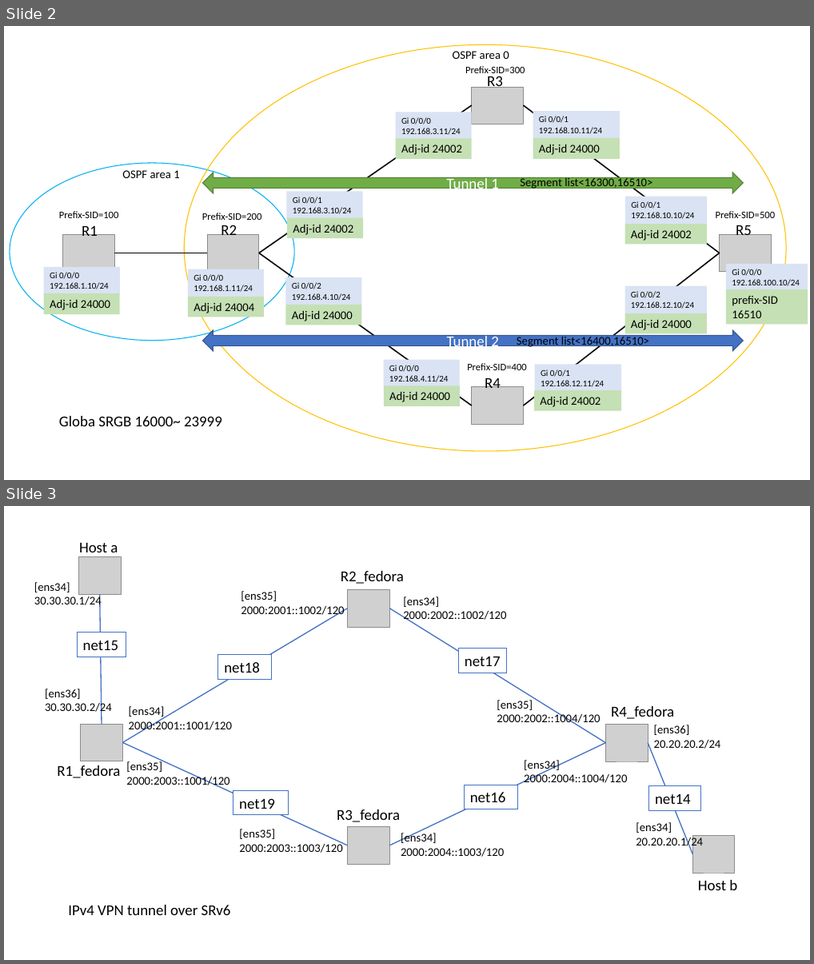
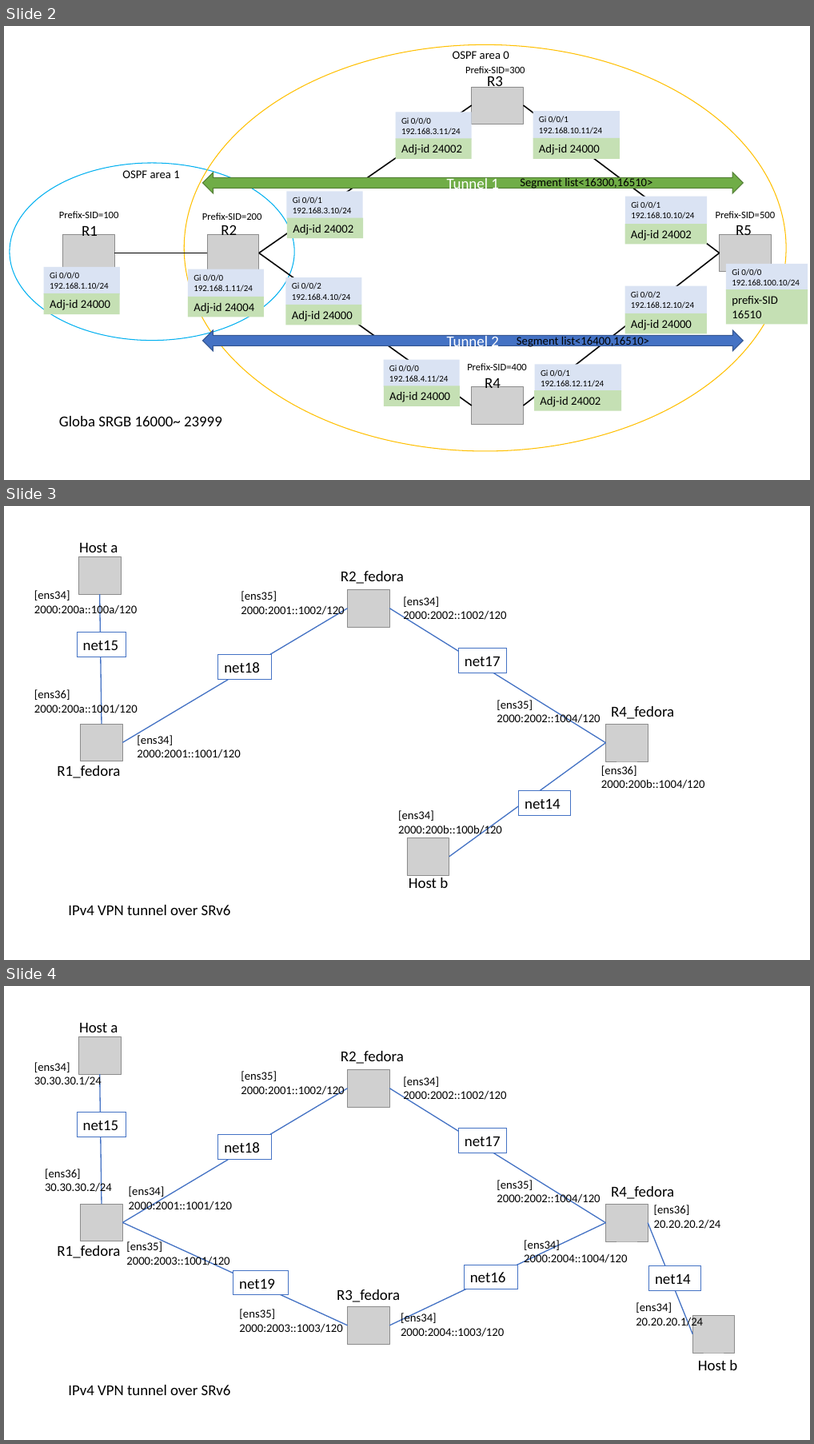
Before and after one commit to nokia-t1zhou/segment-routing-step-by-step, a slide deck: network slicing.pptx. Shown one above the other, each under a label of ours: slides 2 and 3 before the commit, slides 2, 3 and 4 after it. The pictures are 814x964 and 814x1444 pixels, drawn with LibreOffice and Linux fonts; fonts in the diff are those of the drawing; grey boxes stand for pictures. Boxes give left, top, right and bottom in pixels: in the first picture for what was removed or moved away, otherwise in the second. Text is boxed around its words. In the diff, an @@ line names an element or a change of style, - is before the commit and + after.

```diff
--- a/network slicing.pptx
+++ b/network slicing.pptx
@@ slide 3 added at box(4, 506, 810, 960), background #FFFFFF @@
@@ text added at box(79, 543, 118, 552), 18 pt, text #000000 @@
+Host a
@@ picture added at box(78, 557, 121, 594) @@
@@ text added at box(341, 571, 404, 584), 18 pt, text #000000 @@
+R2_fedora
@@ text added at box(34, 590, 137, 616), 14 pt, text #000000 @@
+[ens34]
+2000:200a::100a/120
@@ line added from (99, 594) to (102, 724), #4472C4 1.25 pt @@
@@ text added at box(241, 591, 344, 617), 14 pt, text #000000 @@
+[ens35]
+2000:2001::1002/120
@@ picture added at box(348, 589, 390, 627) @@
@@ text added at box(403, 596, 506, 623), 14 pt, text #000000 @@
+[ens34]
+2000:2002::1002/120
@@ line added from (122, 743) to (348, 608), #4472C4 1.25 pt @@
@@ line added from (390, 608) to (606, 743), #4472C4 1.25 pt @@
@@ rectangle added at box(77, 632, 126, 656), fill #FFFFFF, outline #4472C4 1 pt, 18 pt, text #000000 @@
+net15
@@ rectangle added at box(459, 648, 507, 672), fill #FFFFFF, outline #4472C4 1 pt, 18 pt, text #000000 @@
+net17
@@ rectangle added at box(218, 655, 271, 679), fill #FFFFFF, outline #4472C4 1 pt, 18 pt, text #000000 @@
+net18
@@ text added at box(34, 689, 138, 716), 14 pt, text #000000 @@
+[ens36]
+2000:200a::1001/120
@@ text added at box(497, 700, 600, 726), 14 pt, text #000000 @@
+[ens35]
+2000:2002::1004/120
@@ text added at box(611, 706, 674, 719), 18 pt, text #000000 @@
+R4_fedora
@@ picture added at box(81, 724, 123, 761) @@
@@ text added at box(137, 733, 240, 758), 14 pt, text #000000 @@
+[ens34]
+2000:2001::1001/120
@@ line added from (606, 743) to (450, 856), #4472C4 1.25 pt @@
@@ picture added at box(606, 724, 648, 761) @@
@@ text added at box(57, 765, 120, 778), 18 pt, text #000000 @@
+R1_fedora
@@ text added at box(602, 765, 706, 788), 14 pt, text #000000 @@
+[ens36]
+2000:200b::1004/120
@@ rectangle added at box(519, 791, 571, 815), fill #FFFFFF, outline #4472C4 1 pt, 18 pt, text #000000 @@
+net14
@@ text added at box(398, 810, 502, 837), 14 pt, text #000000 @@
+[ens34]
+2000:200b::100b/120
@@ picture added at box(407, 837, 450, 875) @@
@@ text added at box(409, 877, 448, 888), 18 pt, text #000000 @@
+Host b
@@ text added at box(68, 904, 231, 915), 18 pt, text #000000 @@
+IPv4 VPN tunnel over SRv6
@@ what was slide 3 is now slide 4 @@
```
Also in this commit, not shown: 14 other files.
